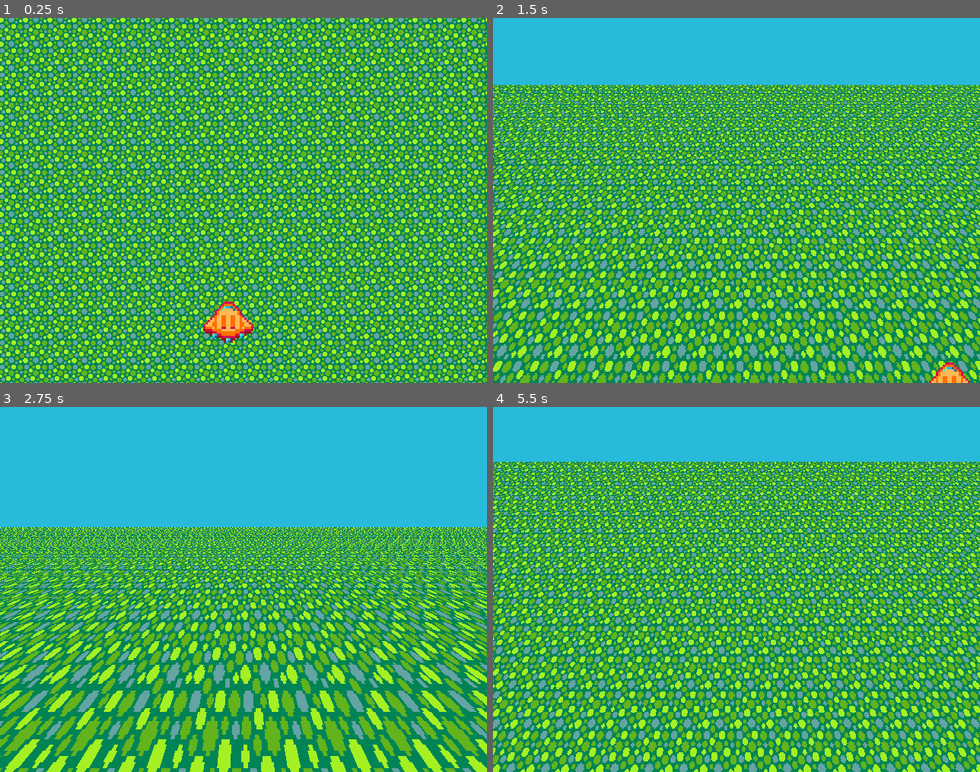
Above: before the commit, frames 1-4 (two rows, left to right).
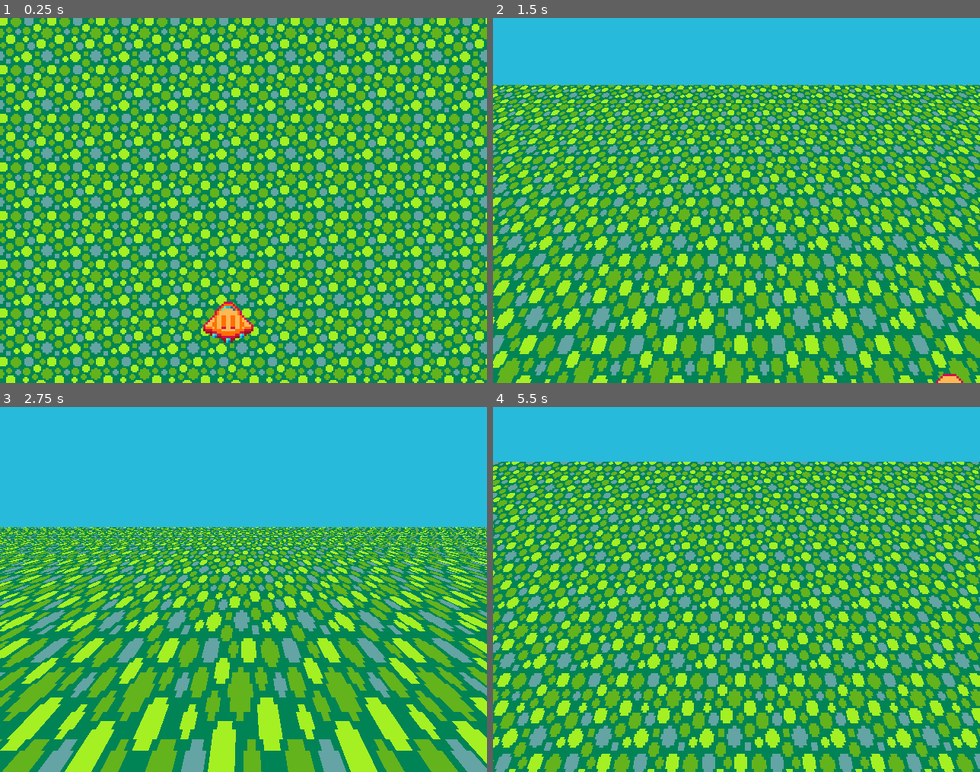
Above: after the commit, the same moments.

Repository: Lexal1/zapper-
Game: Godot game, scene res://game.tscn
Two runs of this game, one before a commit and one after it. Both use one fixed random seed, a clock stepped at 60 frames per second and the inputs below.
Inputs:
- Up to frame 1 (0.25 s): no input
- Up to frame 2 (1.5 s): tap Enter (ui_accept) at 0.5, 0.77 s; hold Right (ui_right) 0.53-1.28 s; hold Down (ui_down) from 1.28 s (still down)
- Up to frame 3 (2.75 s): tap Enter (ui_accept) at 1.52 s; release Down (ui_down) at 2.03 s; hold Right (ui_right) from 2.03 s (still down)
- Up to frame 4 (5.5 s): release Right (ui_right) at 2.78 s; hold Up (ui_up) 2.78-3.53 s; tap Enter (ui_accept) at 3.02, 3.77, 4.52 s; hold Left (ui_left) 3.53-5.03 s; hold Down (ui_down) from 5.03 s (still down)

The runs differ from the first frame. In frame 1, 67% of the frame differs, in the area x 0-100%, y 0-100%; in frame 2, 53%; in frame 3, 45%; in frame 4, 55%.

Commit message:
i should push this i think

Diff:
--- a/game.tscn
+++ b/game.tscn
@@ -3,6 +3,7 @@
 [ext_resource type="Script" uid="uid://cx3wpc0h5ij34" path="res://game.gd" id="1_7jktm"]
 [ext_resource type="Script" uid="uid://crxi7uwg2jm8y" path="res://player.gd" id="1_e2o6t"]
 [ext_resource type="Shader" uid="uid://cat3xg3u33f27" path="res://mode7.gdshader" id="1_fc0e3"]
+[ext_resource type="AudioStream" uid="uid://7tmjcsq3jdly" path="res://MassiveX.mp3" id="2_ryrav"]
 [ext_resource type="Texture2D" uid="uid://cydrcajfwpsu5" path="res://grass.png" id="3_feb5d"]
 [ext_resource type="Texture2D" uid="uid://cquq7fyyn1poi" path="res://zapper!.png" id="5_7jktm"]
 
@@ -117,7 +118,7 @@
 tracks/2/interp = 1
 tracks/2/loop_wrap = true
 tracks/2/keys = {
-"times": PackedFloat32Array(1.25),
+"times": PackedFloat32Array(0.5),
 "transitions": PackedFloat32Array(1),
 "values": [{
 "args": [],
@@ -133,7 +134,12 @@
 }
 
 [node name="Game" type="Node2D" unique_id=1220258468]
+texture_filter = 1
 script = ExtResource("1_7jktm")
+
+[node name="Music" type="AudioStreamPlayer" parent="." unique_id=1860715979]
+stream = ExtResource("2_ryrav")
+autoplay = true
 
 [node name="Container" type="Control" parent="." unique_id=758535336]
 layout_mode = 3
@@ -169,12 +175,14 @@
 render_target_update_mode = 4
 
 [node name="Parallax2D" type="Parallax2D" parent="SubViewportContainer/SubViewport" unique_id=1616449989]
-repeat_size = Vector2(32, 32)
-autoscroll = Vector2(0, 400)
-repeat_times = 19
+repeat_size = Vector2(128, 128)
+autoscroll = Vector2(0, 600)
+repeat_times = 6
 
 [node name="Sprite2D" type="Sprite2D" parent="SubViewportContainer/SubViewport/Parallax2D" unique_id=1771685894]
+texture_filter = 1
 position = Vector2(288, 224)
+scale = Vector2(2, 2)
 texture = ExtResource("3_feb5d")
 centered = false
 
@@ -188,7 +196,7 @@
 texture = ExtResource("5_7jktm")
 hframes = 10
 vframes = 10
-frame = 11
+frame = 1
 
 [node name="DashTimer" type="Timer" parent="Player" unique_id=31920688]
 wait_time = 0.1
--- a/player.gd
+++ b/player.gd
@@ -17,15 +17,15 @@
 
 func _physics_process(delta: float) -> void:
 	var direction := Vector2.ZERO
-	direction.x = Input.get_axis("ui_left", "ui_right")
-	direction.y = Input.get_axis("ui_up", "ui_down")
+	direction.x = Input.get_axis("left", "right")
+	direction.y = Input.get_axis("up", "down")
 
 	if locked == false:
-		if Input.is_action_just_pressed("ui_left"):
+		if Input.is_action_just_pressed("left"):
 			try_dash(false)
 			last_dash_key = false
 
-		if Input.is_action_just_pressed("ui_right"):
+		if Input.is_action_just_pressed("right"):
 			try_dash(true)
 			last_dash_key = true
 
@@ -40,7 +40,7 @@
 					sprite.frame = 1
 		else:
 			var idirection = Vector2(direction.y, direction.x)
-			if direction != Vector2.ZERO:
+			if idirection.y != 0:
 				sprite.rotation = lerp_angle(sprite.rotation, clamp(idirection.angle(), deg_to_rad(-55), deg_to_rad(55)), ROTATION_SPEED * delta)
 			else: sprite.rotation = lerp_angle(sprite.rotation, 0, ROTATION_SPEED * delta)
 
--- a/project.godot
+++ b/project.godot
@@ -23,6 +23,45 @@
 window/stretch/aspect="expand"
 window/stretch/scale_mode="integer"
 
+[input]
+
+up={
+"deadzone": 0.2,
+"events": [Object(InputEventKey,"resource_local_to_scene":false,"resource_name":"","device":-1,"window_id":0,"alt_pressed":false,"shift_pressed":false,"ctrl_pressed":false,"meta_pressed":false,"pressed":false,"keycode":0,"physical_keycode":4194320,"key_label":0,"unicode":0,"location":0,"echo":false,"script":null)
+, Object(InputEventKey,"resource_local_to_scene":false,"resource_name":"","device":-1,"window_id":0,"alt_pressed":false,"shift_pressed":false,"ctrl_pressed":false,"meta_pressed":false,"pressed":false,"keycode":0,"physical_keycode":87,"key_label":0,"unicode":119,"location":0,"echo":false,"script":null)
+]
+}
+down={
+"deadzone": 0.2,
+"events": [Object(InputEventKey,"resource_local_to_scene":false,"resource_name":"","device":-1,"window_id":0,"alt_pressed":false,"shift_pressed":false,"ctrl_pressed":false,"meta_pressed":false,"pressed":false,"keycode":0,"physical_keycode":4194322,"key_label":0,"unicode":0,"location":0,"echo":false,"script":null)
+, Object(InputEventKey,"resource_local_to_scene":false,"resource_name":"","device":-1,"window_id":0,"alt_pressed":false,"shift_pressed":false,"ctrl_pressed":false,"meta_pressed":false,"pressed":false,"keycode":0,"physical_keycode":83,"key_label":0,"unicode":115,"location":0,"echo":false,"script":null)
+]
+}
+left={
+"deadzone": 0.2,
+"events": [Object(InputEventKey,"resource_local_to_scene":false,"resource_name":"","device":-1,"window_id":0,"alt_pressed":false,"shift_pressed":false,"ctrl_pressed":false,"meta_pressed":false,"pressed":false,"keycode":0,"physical_keycode":4194319,"key_label":0,"unicode":0,"location":0,"echo":false,"script":null)
+, Object(InputEventKey,"resource_local_to_scene":false,"resource_name":"","device":-1,"window_id":0,"alt_pressed":false,"shift_pressed":false,"ctrl_pressed":false,"meta_pressed":false,"pressed":false,"keycode":0,"physical_keycode":65,"key_label":0,"unicode":97,"location":0,"echo":false,"script":null)
+]
+}
+right={
+"deadzone": 0.2,
+"events": [Object(InputEventKey,"resource_local_to_scene":false,"resource_name":"","device":-1,"window_id":0,"alt_pressed":false,"shift_pressed":false,"ctrl_pressed":false,"meta_pressed":false,"pressed":false,"keycode":0,"physical_keycode":4194321,"key_label":0,"unicode":0,"location":0,"echo":false,"script":null)
+, Object(InputEventKey,"resource_local_to_scene":false,"resource_name":"","device":-1,"window_id":0,"alt_pressed":false,"shift_pressed":false,"ctrl_pressed":false,"meta_pressed":false,"pressed":false,"keycode":0,"physical_keycode":68,"key_label":0,"unicode":100,"location":0,"echo":false,"script":null)
+]
+}
+1={
+"deadzone": 0.2,
+"events": [Object(InputEventKey,"resource_local_to_scene":false,"resource_name":"","device":-1,"window_id":0,"alt_pressed":false,"shift_pressed":false,"ctrl_pressed":false,"meta_pressed":false,"pressed":false,"keycode":0,"physical_keycode":90,"key_label":0,"unicode":122,"location":0,"echo":false,"script":null)
+, Object(InputEventMouseButton,"resource_local_to_scene":false,"resource_name":"","device":-1,"window_id":0,"alt_pressed":false,"shift_pressed":false,"ctrl_pressed":false,"meta_pressed":false,"button_mask":1,"position":Vector2(303, 0),"global_position":Vector2(312, 48),"factor":1.0,"button_index":1,"canceled":false,"pressed":true,"double_click":false,"script":null)
+]
+}
+2={
+"deadzone": 0.2,
+"events": [Object(InputEventKey,"resource_local_to_scene":false,"resource_name":"","device":-1,"window_id":0,"alt_pressed":false,"shift_pressed":false,"ctrl_pressed":false,"meta_pressed":false,"pressed":false,"keycode":0,"physical_keycode":88,"key_label":0,"unicode":120,"location":0,"echo":false,"script":null)
+, Object(InputEventMouseButton,"resource_local_to_scene":false,"resource_name":"","device":-1,"window_id":0,"alt_pressed":false,"shift_pressed":false,"ctrl_pressed":false,"meta_pressed":false,"button_mask":2,"position":Vector2(349, 18),"global_position":Vector2(358, 66),"factor":1.0,"button_index":2,"canceled":false,"pressed":true,"double_click":false,"script":null)
+]
+}
+
 [physics]
 
 3d/physics_engine="Jolt Physics"
Not shown, added: MassiveX.mp3.import
Not shown, added: PointOfNoReturn.mp3.import
Binary file added: city.png
Not shown, added: city.png.import
Binary file changed: grass.png
Binary file added: zapper!.aseprite
Not shown, added: MassiveX.mp3
Not shown, added: PointOfNoReturn.mp3
